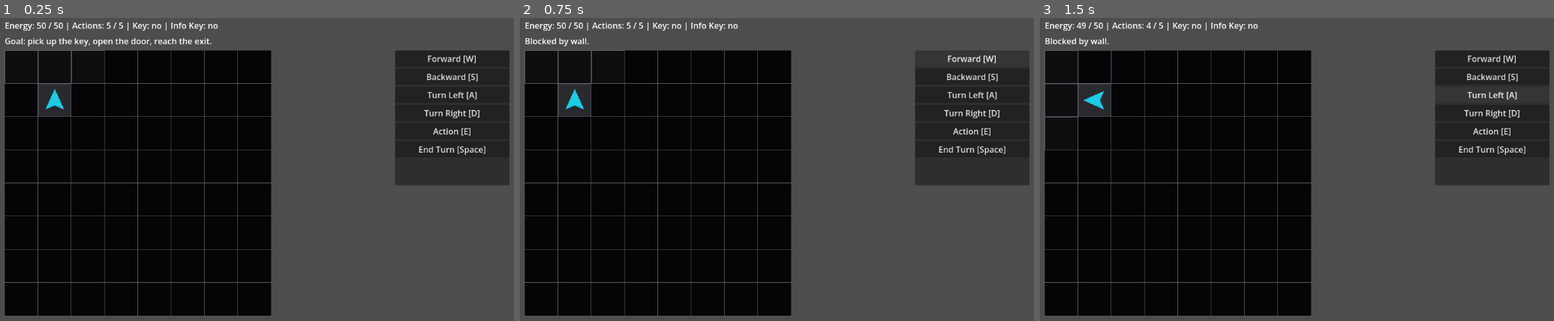
Above: before the commit, frames 1-3 (left to right).
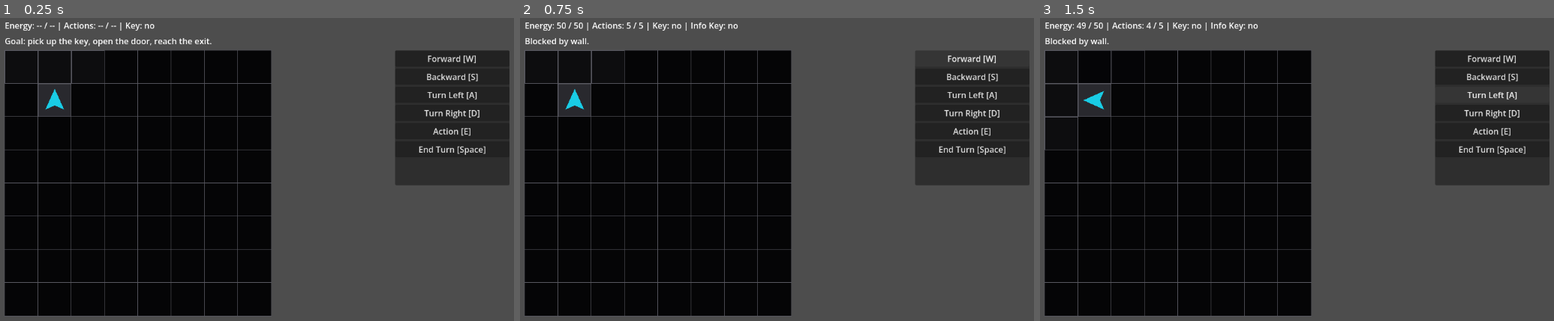
Above: after the commit, the same moments.

Repository: JUSTConnect/bibop
Game: Godot game, scene res://scenes/main.tscn
Two runs of this game, one before a commit and one after it. Both use one fixed random seed, a clock stepped at 60 frames per second and the inputs below.
Inputs:
- Up to frame 1 (0.25 s): no input
- Up to frame 2 (0.75 s): click "Forward [W]" at 0.5 s
- Up to frame 3 (1.5 s): click "Turn Left [A]" at 1.25 s

The runs differ from the first frame. In frame 1, 0.4% of the frame differs, in the area x 7-43%, y 1-5%; in frame 2, nothing differs; in frame 3, nothing differs.
Error after the commit: Invalid assignment of property or key 'disabled' with value of type 'bool' on a base object of type 'null instance'. (res://scripts/ui/game_ui.gd:49)

Commit message:
BIB-94 Add basic Box Screen mission-complete flow

Diff:
--- a/scripts/bipob/bipob_controller.gd
+++ b/scripts/bipob/bipob_controller.gd
@@ -3,6 +3,7 @@
 
 signal status_changed
 signal hint_requested(message: String)
+signal mission_completed
 
 enum Direction {
 	NORTH,
@@ -296,6 +297,7 @@
 	print("MISSION COMPLETE")
 	print("Bipob reached the exit.")
 	hint_requested.emit("Mission complete. Good job.")
+	mission_completed.emit()
 
 func update_world_position() -> void:
 	if grid_manager == null:
--- a/scripts/ui/game_ui.gd
+++ b/scripts/ui/game_ui.gd
@@ -6,6 +6,13 @@
 @onready var status_label: Label = $StatusLabel
 @onready var hint_label: Label = $HintLabel
 @onready var command_panel: PanelContainer = $CommandPanel
+@onready var box_screen: Control = $BoxScreen
+@onready var box_title_label: Label = $BoxScreen/PanelContainer/VBoxContainer/TitleLabel
+@onready var box_status_label: Label = $BoxScreen/PanelContainer/VBoxContainer/StatusLabel
+@onready var box_module_label: Label = $BoxScreen/PanelContainer/VBoxContainer/ModuleLabel
+@onready var box_charge_button: Button = $BoxScreen/PanelContainer/VBoxContainer/ButtonRow/ChargeButton
+@onready var box_install_module_button: Button = $BoxScreen/PanelContainer/VBoxContainer/ButtonRow/InstallModuleButton
+@onready var box_start_mission_button: Button = $BoxScreen/PanelContainer/VBoxContainer/ButtonRow/StartMissionButton
 
 @onready var move_forward_button: Button = $CommandPanel/CommandList/MoveForwardButton
 @onready var move_backward_button: Button = $CommandPanel/CommandList/MoveBackwardButton
@@ -37,6 +44,13 @@
 
 	bipob.status_changed.connect(update_status)
 	bipob.hint_requested.connect(show_hint)
+	bipob.mission_completed.connect(_on_mission_completed)
+
+	box_charge_button.disabled = true
+	box_install_module_button.disabled = true
+	box_start_mission_button.disabled = true
+	hide_box_screen()
+
 	update_status()
 
 func show_hint(message: String) -> void:
@@ -86,3 +100,23 @@
 		key_text,
 		info_key_text
 	]
+
+func show_box_screen() -> void:
+	update_box_status()
+	box_screen.visible = true
+	command_panel.visible = false
+
+func hide_box_screen() -> void:
+	box_screen.visible = false
+	command_panel.visible = true
+
+func update_box_status() -> void:
+	if bipob == null:
+		return
+
+	box_title_label.text = "Bipob Box"
+	box_status_label.text = "Status: Mission Complete"
+	box_module_label.text = "Installed Modules: %d" % bipob.installed_modules.size()
+
+func _on_mission_completed() -> void:
+	show_box_screen()
